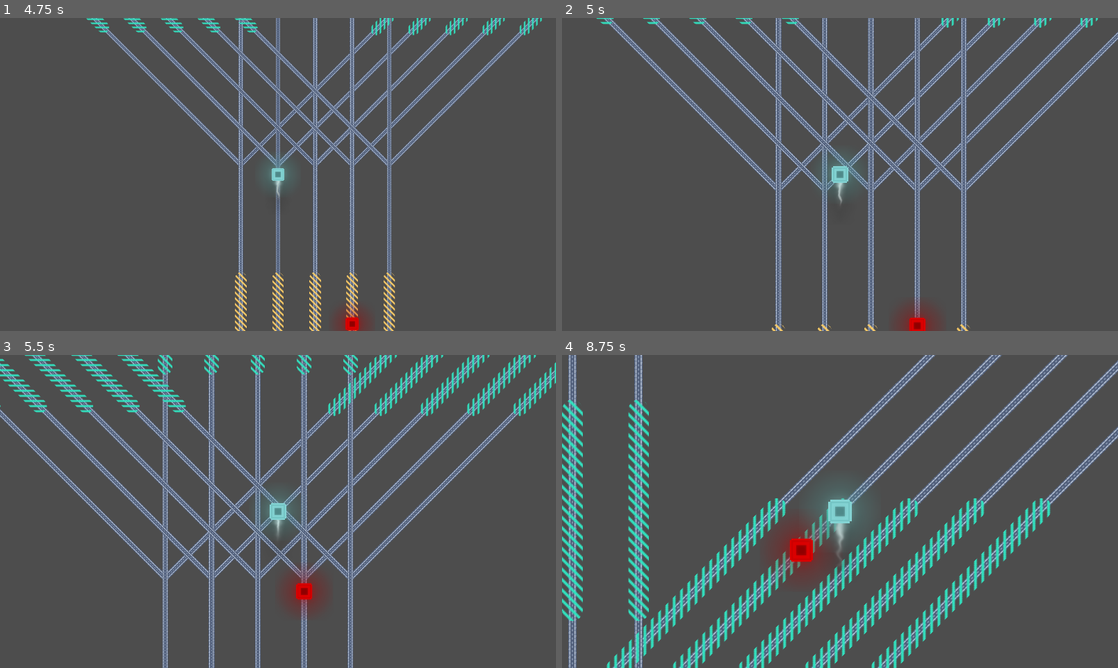
Above: before the commit, frames 1-4 (two rows, left to right).
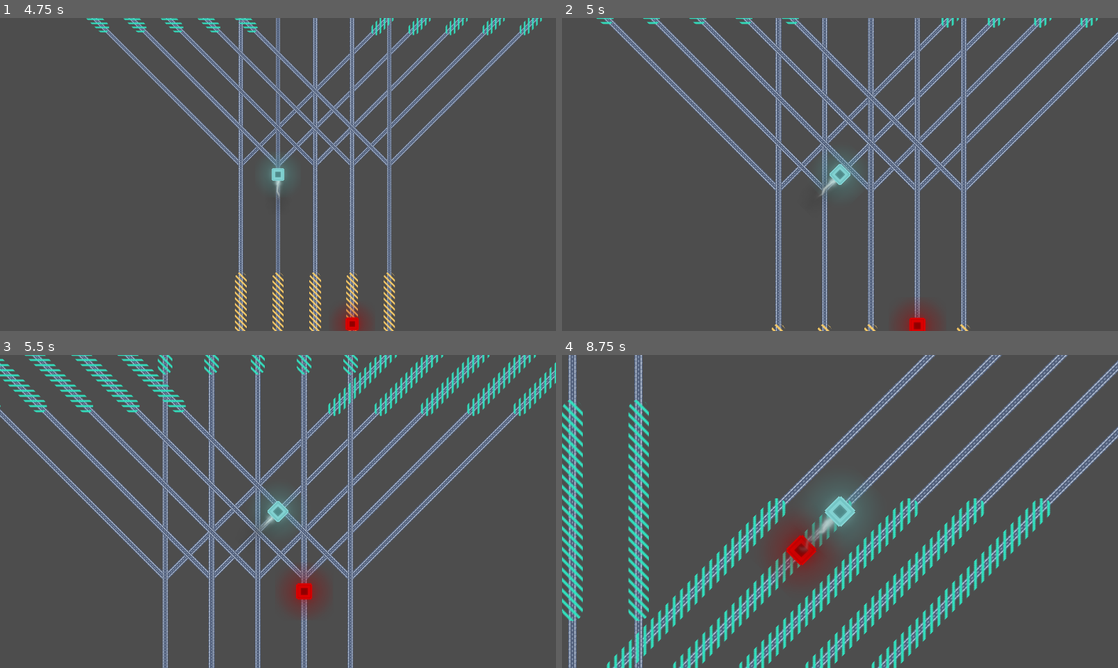
Above: after the commit, the same moments.

Repository: elpozewaunig/LanLinerReconciliation
Game: Godot game, scene res://scenes/main.tscn
The game is run twice, just before and just after one commit, with the same random seed, the same clock (stepped at 60 frames per second) and the same inputs.
Inputs:
- Up to frame 1 (4.75 s): hold Up (ui_up) 0.53-2.03 s; hold Left (ui_left) 2.03-4.28 s; hold Right (ui_right) from 4.28 s (still down)
- Up to frame 2 (5 s): keep holding Right (ui_right)
- Up to frame 3 (5.5 s): release Right (ui_right) at 5.03 s; hold Up (ui_up) from 5.03 s (still down)
- Up to frame 4 (8.75 s): release Up (ui_up) at 5.78 s; hold Right (ui_right) 5.78-8.03 s; hold Left (ui_left) from 8.03 s (still down)

Frame 1 is identical in both runs. In frame 2, 0.1% of the frame differs, in the area x 46-52%, y 46-60%; in frame 3, 0.1%; in frame 4, 0.5%, in the area x 40-53%, y 45-69%.

Commit message:
Fixed player rotation towards next point
frfr

Diff:
--- a/scripts/PathAgent.gd
+++ b/scripts/PathAgent.gd
@@ -17,7 +17,6 @@
 var branches = {}
 var branch_choice = null
 
-var prev_x = 0
 
 # Called when the node enters the scene tree for the first time.
 func _ready():
@@ -33,16 +32,6 @@
 
 # Called every frame. 'delta' is the elapsed time since the previous frame.
 func _process(delta):
-
-	rotation_degrees = 0
-	# Agent is moving to the left
-	if position.x < prev_x:
-		rotation_degrees = -45
-	# Agent is moving to the right
-	elif prev_x > position.x:
-		rotation_degrees = 45
-
-	prev_x = position.x
 
 	# Obtain the speed information of the current path
 	var current_path_data = get_parent().tubele
@@ -108,6 +97,24 @@
 		# Increase progress normally
 		progress += change
 
+	# Find the next point that is ahead of the player in the current path
+	var points = get_parent().curve.get_baked_points()
+	var next_point = null
+	for point in points:
+		if point.y <= position.y:
+			next_point = point
+			break
+
+	# If there is a point to rotate towards
+	if next_point != null:
+		# Get the global position of the next point
+		var global_point = get_parent().global_position + next_point
+		# Adjust rotation of sprites to turn towards next point
+		sprite_container.look_at(global_point)
+		# Make the sprite face upwards
+		sprite_container.rotation_degrees += 90
+
+
 # Get all currently available branches from the current path
 func update_available_branches():
 		var branch_layer = get_parent()
